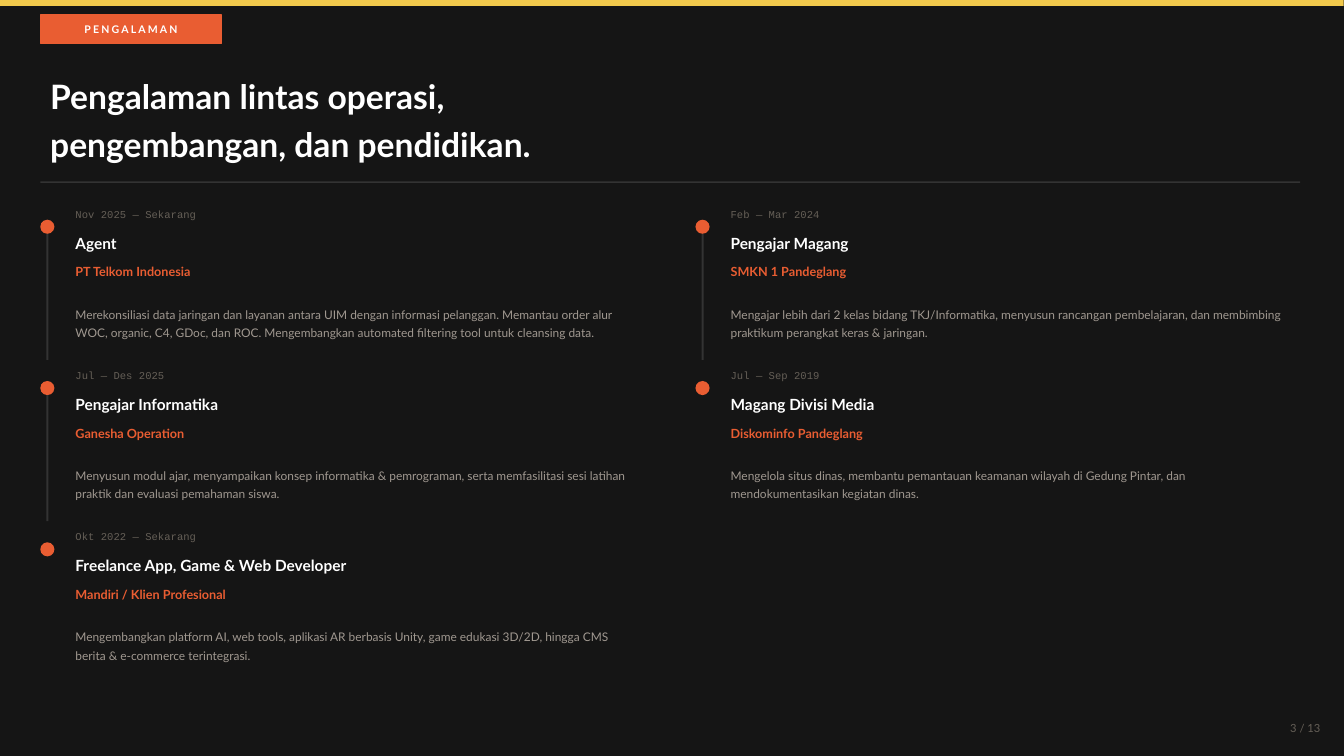
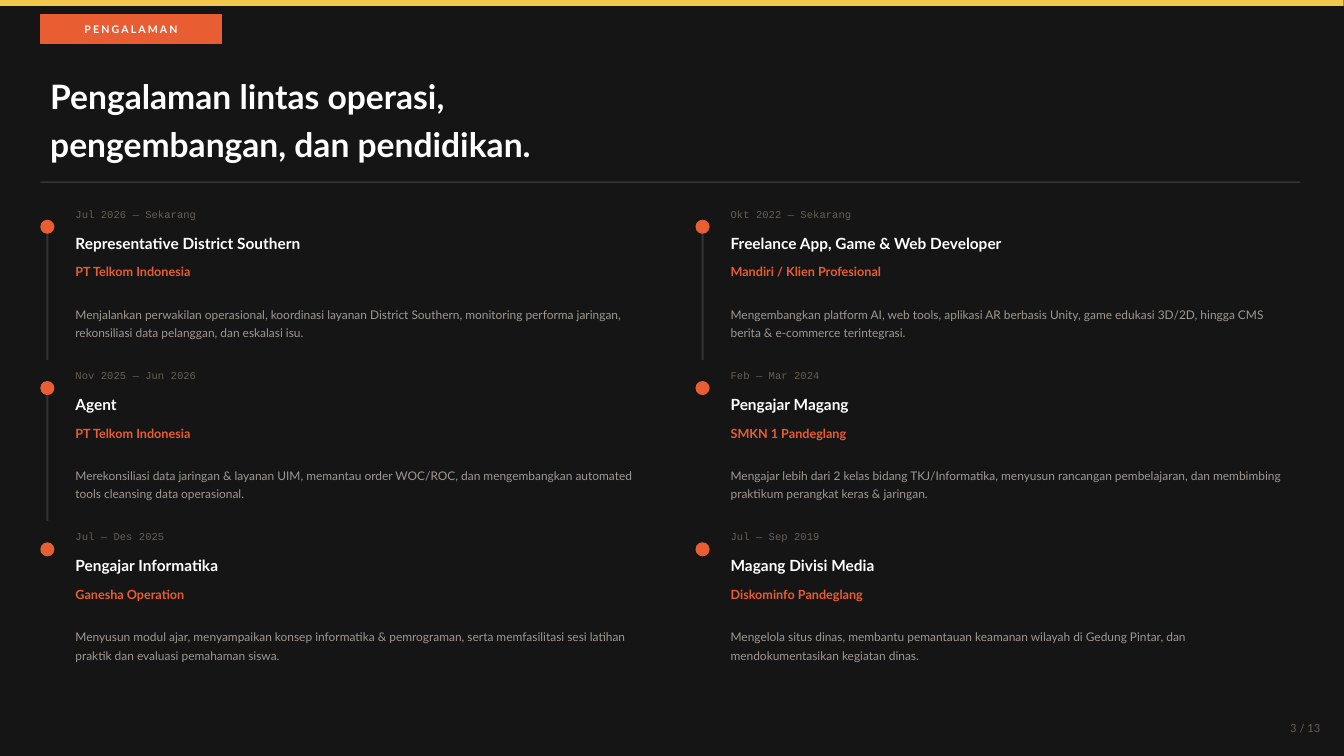
Before and after one commit to ReihanMutaqin/reihan, a slide deck: slide 3 of public/downloads/Portofolio-Reihan-Mutaqin.pptx. Drawn at 1344x756 pixels with LibreOffice and Linux fonts; fonts in the diff are those of the drawing. Boxes give left, top, right and bottom in pixels: in the first picture for what was removed or moved away, otherwise in the second. Text is boxed around its words. In the diff, an @@ line names an element or a change of style, - is before the commit and + after.

Commit message:
feat: perbarui pengalaman PT Telkom Indonesia menjadi Representative District Southern (Jul 2026 - Sekarang)

```diff
--- a/public/downloads/Portofolio-Reihan-Mutaqin.pptx
+++ b/public/downloads/Portofolio-Reihan-Mutaqin.pptx
@@ text at <box>75,211,196,220</box>: text changed @@
-Nov 2025 — Sekarang
+Jul 2026 — Sekarang
@@ text at <box>75,237,300,252</box>: text changed @@
-Agent
+Representative District Southern
@@ text at <box>731,211,851,220</box>: text changed @@
-Feb — Mar 2024
+Okt 2022 — Sekarang
@@ text at <box>731,237,1001,252</box>: text changed @@
-Pengajar Magang
+Freelance App, Game & Web Developer
@@ text at <box>731,266,881,276</box>: text changed @@
-SMKN 1 Pandeglang
+Mandiri / Klien Profesional
@@ text at <box>75,310,621,339</box>: text changed @@
-Merekonsiliasi data jaringan dan layanan antara UIM dengan informasi pelanggan. Memantau order alur WOC, organic, C4, GDoc, dan ROC. Mengembangkan automated filtering tool untuk cleansing data.
+Menjalankan perwakilan operasional, koordinasi layanan District Southern, monitoring performa jaringan, rekonsiliasi data pelanggan, dan eskalasi isu.
@@ text at <box>731,310,1263,339</box>: text changed @@
-Mengajar lebih dari 2 kelas bidang TKJ/Informatika, menyusun rancangan pembelajaran, dan membimbing praktikum perangkat keras & jaringan.
+Mengembangkan platform AI, web tools, aplikasi AR berbasis Unity, game edukasi 3D/2D, hingga CMS berita & e-commerce terintegrasi.
@@ text at <box>75,372,196,379</box>: text changed @@
-Jul — Des 2025
+Nov 2025 — Jun 2026
@@ text at <box>731,372,819,379</box>: text changed @@
-Jul — Sep 2019
+Feb — Mar 2024
@@ text at <box>75,399,116,413</box>: text changed @@
-Pengajar Informatika
+Agent
@@ text at <box>731,398,849,413</box>: text changed @@
-Magang Divisi Media
+Pengajar Magang
@@ text at <box>75,428,190,438</box>: text changed @@
-Ganesha Operation
+PT Telkom Indonesia
@@ text at <box>731,428,846,441</box>: text changed @@
-Diskominfo Pandeglang
+SMKN 1 Pandeglang
@@ text at <box>75,471,632,500</box>: text changed @@
-Menyusun modul ajar, menyampaikan konsep informatika & pemrograman, serta memfasilitasi sesi latihan praktik dan evaluasi pemahaman siswa.
+Merekonsiliasi data jaringan & layanan UIM, memantau order WOC/ROC, dan mengembangkan automated tools cleansing data operasional.
@@ text at <box>731,471,1281,500</box>: text changed @@
-Mengelola situs dinas, membantu pemantauan keamanan wilayah di Gedung Pintar, dan mendokumentasikan kegiatan dinas.
+Mengajar lebih dari 2 kelas bidang TKJ/Informatika, menyusun rancangan pembelajaran, dan membimbing praktikum perangkat keras & jaringan.
@@ text at <box>75,533,164,540</box>: text changed @@
-Okt 2022 — Sekarang
+Jul — Des 2025
@@ text added at <box>731,533,819,542</box>, 7.5 pt, text #655F57 @@
+Jul — Sep 2019
@@ text at <box>75,559,218,574</box>: text changed @@
-Freelance App, Game & Web Developer
+Pengajar Informatika
@@ ellipse added at <box>696,542,710,557</box>, fill #E95D32 @@
@@ text added at <box>731,559,874,574</box>, 11 pt, text #FFFFFF, bold @@
+Magang Divisi Media
@@ text at <box>75,589,184,601</box>: text changed @@
-Mandiri / Klien Profesional
+Ganesha Operation
@@ text added at <box>731,589,863,602</box>, 9 pt, text #E95D32, bold @@
+Diskominfo Pandeglang
@@ text at <box>75,632,625,662</box>: text changed @@
-Mengembangkan platform AI, web tools, aplikasi AR berbasis Unity, game edukasi 3D/2D, hingga CMS berita & e-commerce terintegrasi.
+Menyusun modul ajar, menyampaikan konsep informatika & pemrograman, serta memfasilitasi sesi latihan praktik dan evaluasi pemahaman siswa.
@@ text added at <box>731,632,1185,662</box>, 8.5 pt, text #A09890 @@
+Mengelola situs dinas, membantu pemantauan keamanan wilayah di Gedung Pintar, dan mendokumentasikan kegiatan dinas.
```
Also in this commit, not shown: 5 other files.
